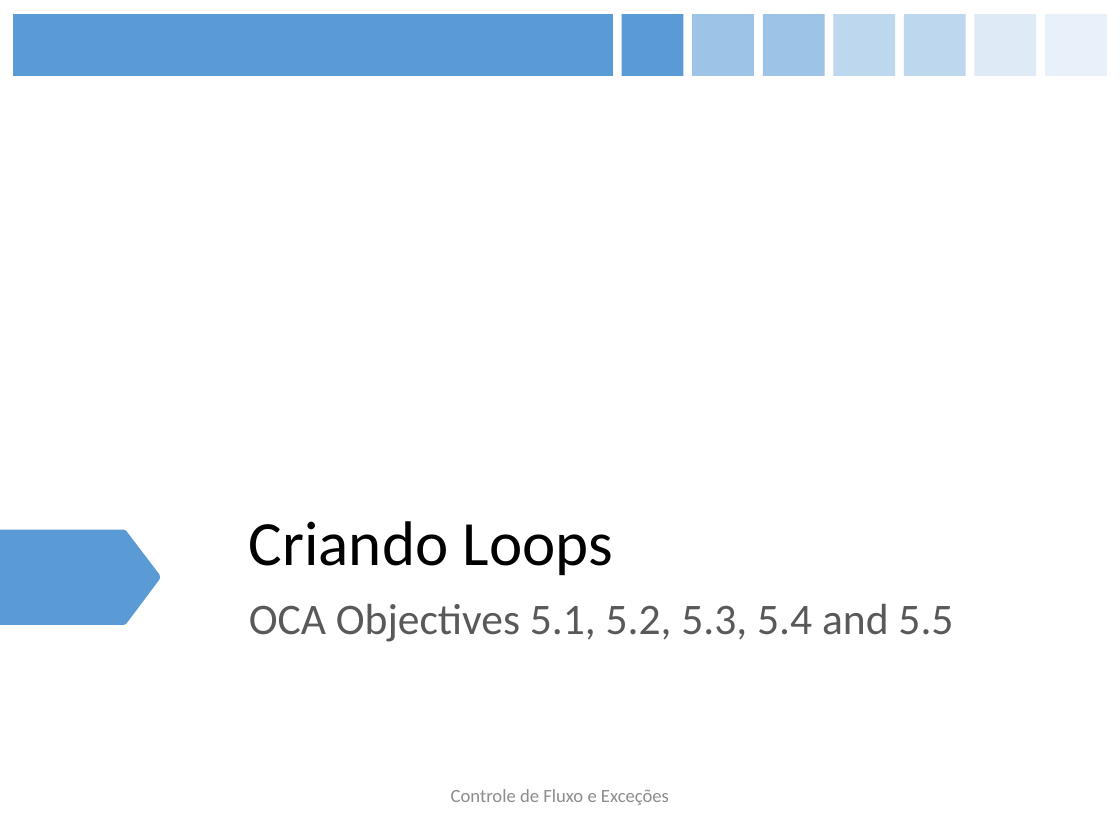
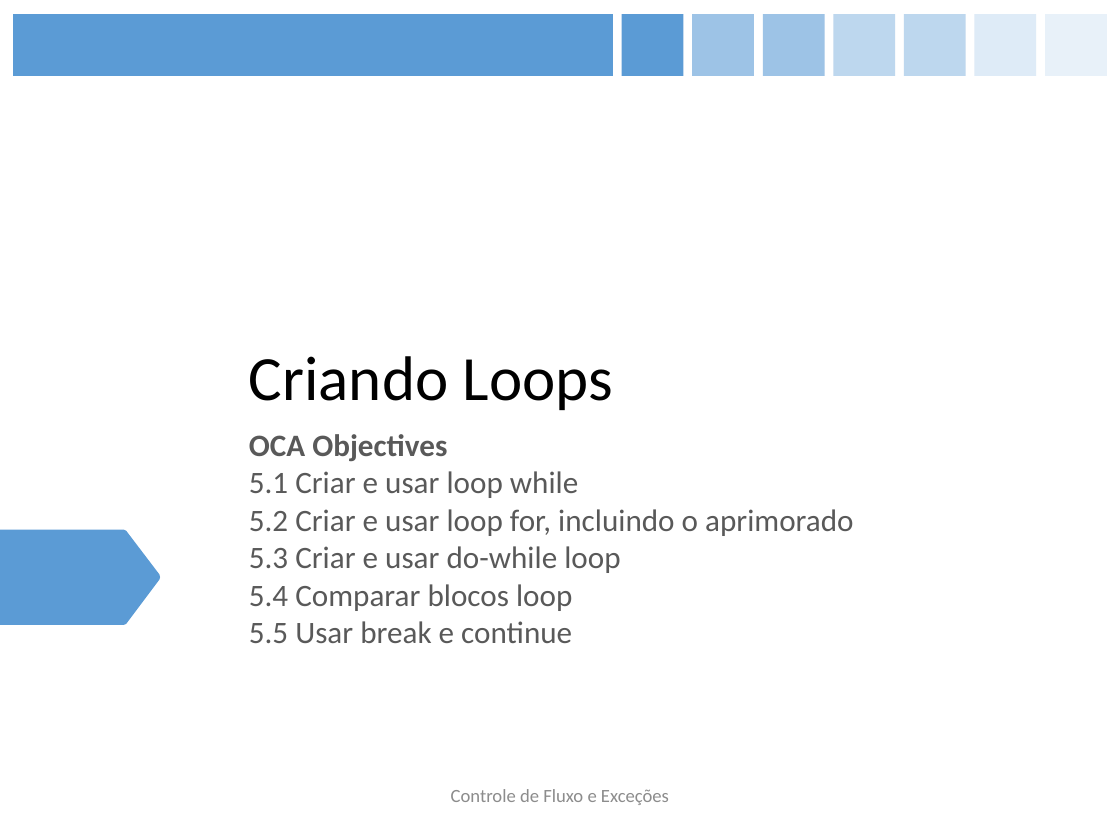
Before and after one commit to figueiredojrr/treinamentoJavaSeOcaAgosto, a slide deck: slide 56 of TreinamentoJavaSeOca/documentos/apresentação/OCA.pptx (slide 57 before the commit). Drawn at 1120x840 pixels with LibreOffice and Linux fonts; fonts in the diff are those of the drawing. Boxes give left, top, right and bottom in pixels: in the first picture for what was removed or moved away, otherwise in the second. Text is boxed around its words. In the diff, an @@ line names an element or a change of style, - is before the commit and + after.

```diff
--- a/TreinamentoJavaSeOca/documentos/apresentação/OCA.pptx
+++ b/TreinamentoJavaSeOca/documentos/apresentação/OCA.pptx
@@ title "Criando Loops": place and size @@
-title "Criando Loops" at bbox=[249, 521, 613, 575]
+title "Criando Loops" at bbox=[249, 356, 613, 410]
@@ subtitle at bbox=[249, 434, 853, 643]: text changed; size 28 to 20 pt @@
-OCA Objectives 5.1, 5.2, 5.3, 5.4 and 5.5
+OCA Objectives
+5.1 Criar e usar loop while
+5.2 Criar e usar loop for, incluindo o aprimorado
+5.3 Criar e usar do-while loop
+5.4 Comparar blocos loop
+5.5 Usar break e continue
```
Also in this commit, not shown: 22 other slides changed, 1 slide added, 1 slide removed.
